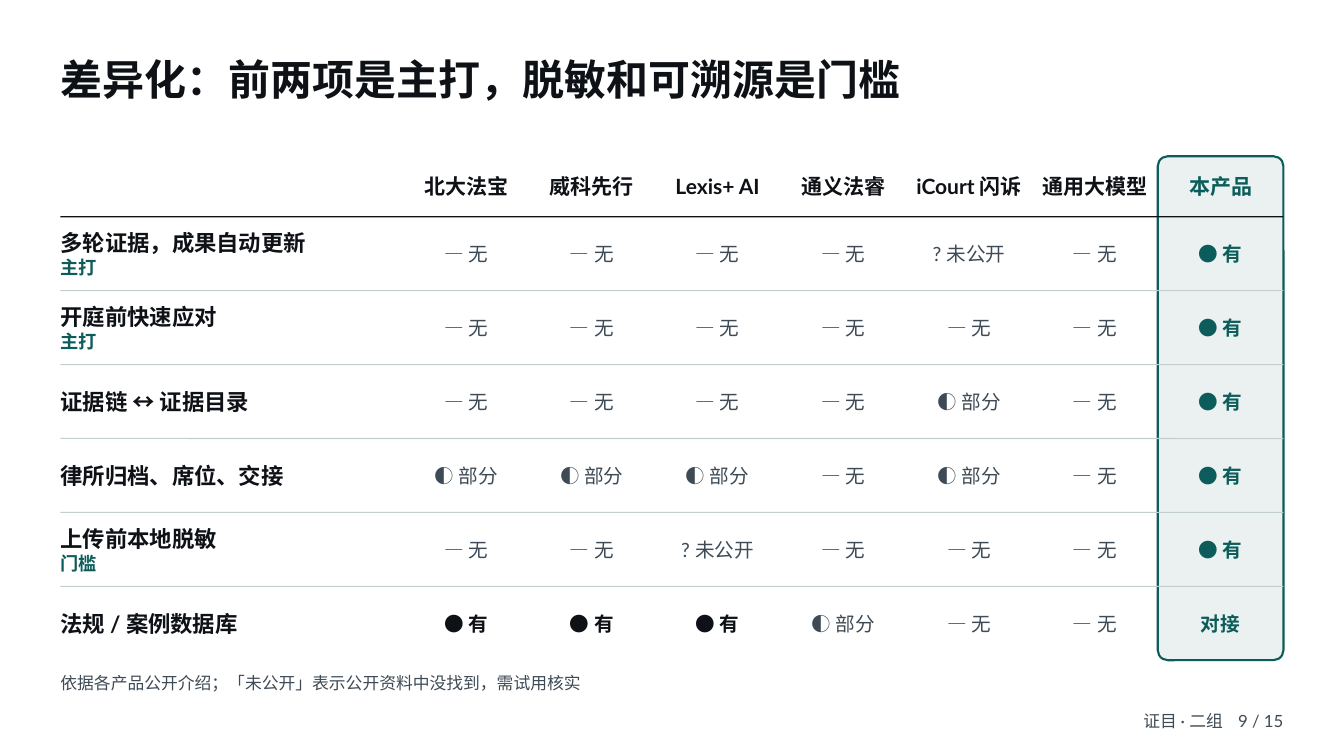
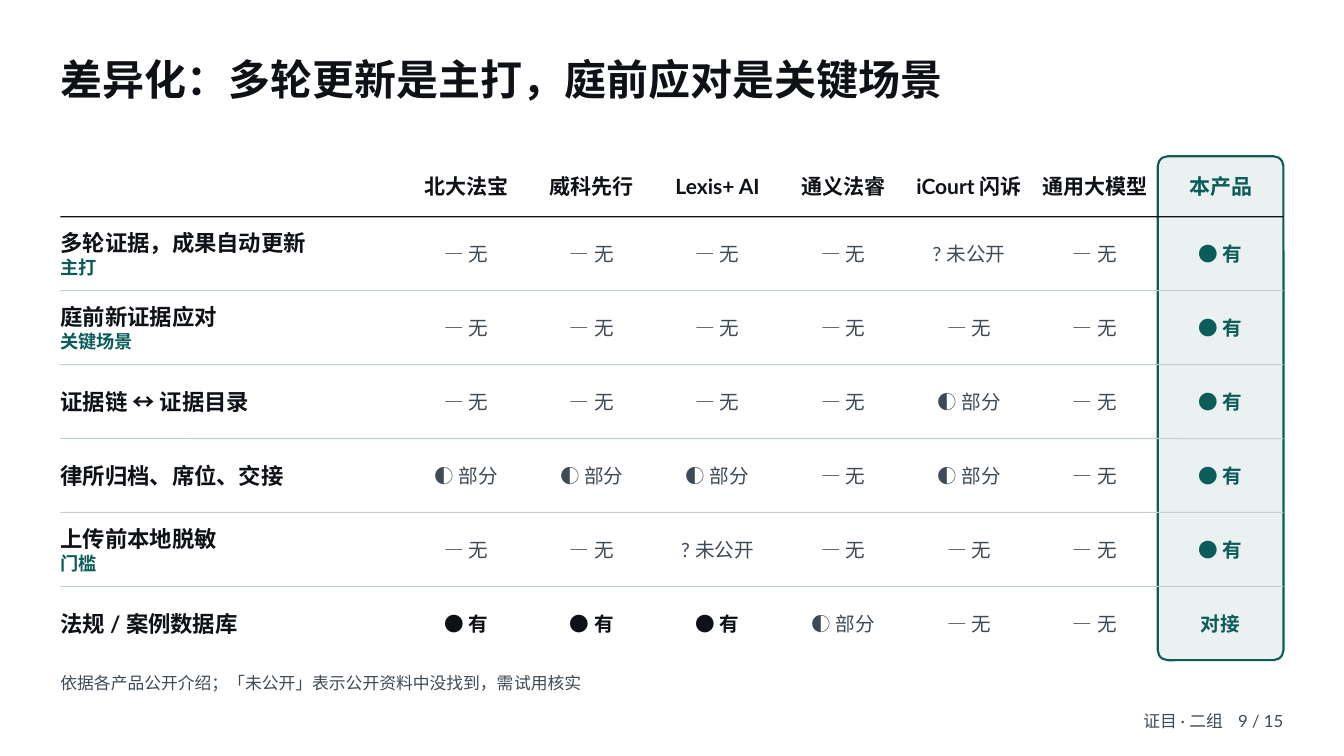
Before and after one commit to huohuo808/litigation-workbench, a slide deck: slide 9 of 06-汇报PPT（含讲稿）.pptx. Drawn at 1344x756 pixels with LibreOffice and Linux fonts; fonts in the diff are those of the drawing. Boxes give left, top, right and bottom in pixels: in the first picture for what was removed or moved away, otherwise in the second. Text is boxed around its words. In the diff, an @@ line names an element or a change of style, - is before the commit and + after.

Commit message:
统一口径「不常见但关键」：PPT 第1/4/6/7/9 页与讲稿；答辩问答第3题重写

```diff
--- a/06-汇报PPT（含讲稿）.pptx
+++ b/06-汇报PPT（含讲稿）.pptx
@@ text at (x1=60, y1=59, x2=942, y2=101): text changed @@
-差异化：前两项是主打，脱敏和可溯源是门槛
+差异化：多轮更新是主打，庭前应对是关键场景
@@ text at (x1=60, y1=306, x2=216, y2=350): text changed @@
-开庭前快速应对
-主打
+庭前新证据应对
+关键场景
```
Also in this commit, not shown: 4 other slides changed, 1 other file.
